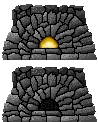
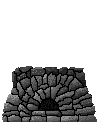
The second (98, 122) image is a revision of the first. Changes to its layers:
renamed "Layer 2 copy 3" to "On", hid it over [2, 4, 97, 60]
